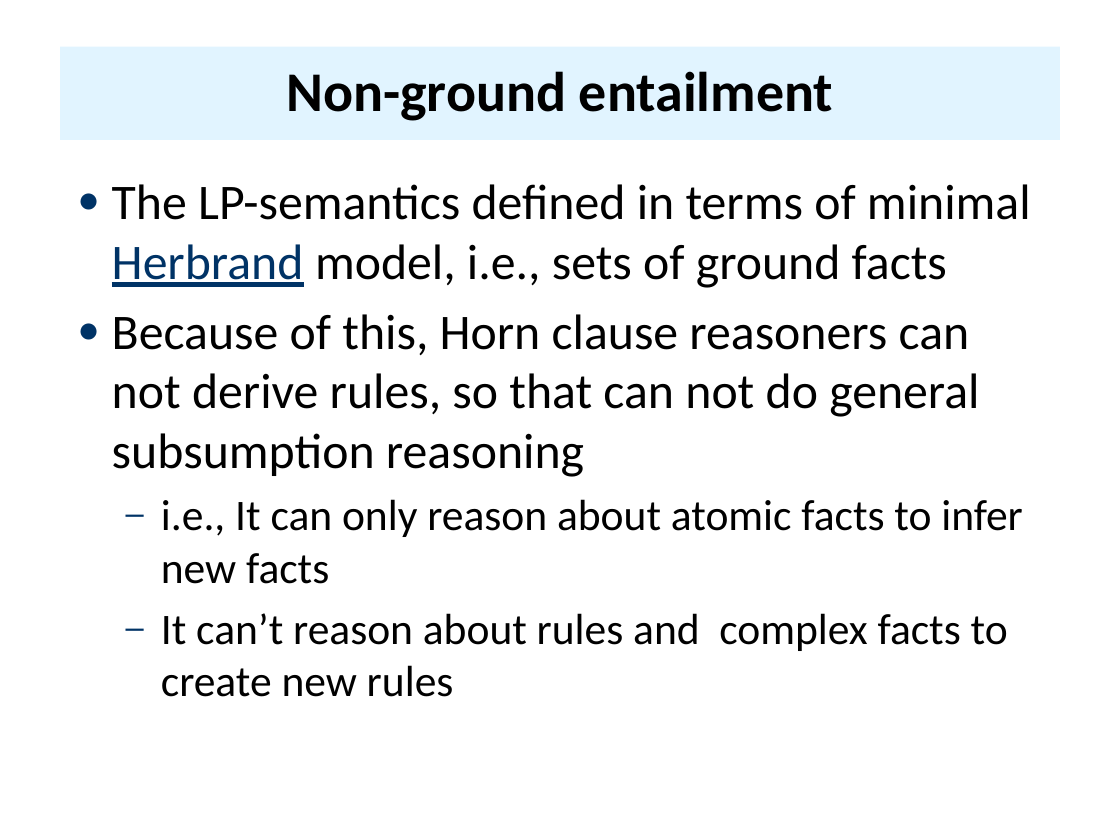
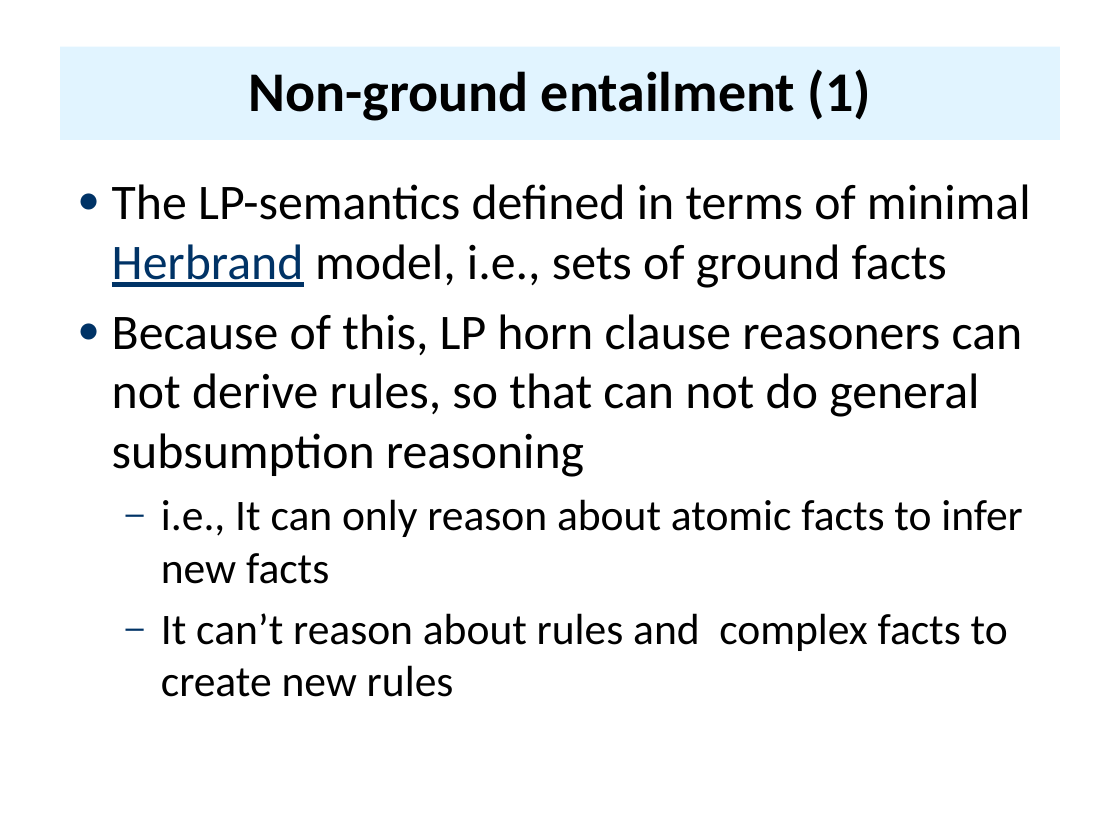
Before and after one commit to UMBC-CMSC-491-691-F19-Knowledge-Graphs/class_material, a slide deck: slide 14 of notes/14_rules/14_owl_rules.pptx. Drawn at 1120x840 pixels with LibreOffice and Linux fonts; fonts in the diff are those of the drawing. Boxes give left, top, right and bottom in pixels: in the first picture for what was removed or moved away, otherwise in the second. Text is boxed around its words. In the diff, an @@ line names an element or a change of style, - is before the commit and + after.

```diff
--- a/notes/14_rules/14_owl_rules.pptx
+++ b/notes/14_rules/14_owl_rules.pptx
@@ title at (x1=248, y1=69, x2=871, y2=121): text changed @@
-Non-ground entailment
+Non-ground entailment (1)
@@ text at (x1=112, y1=314, x2=1023, y2=477): text changed @@
-● Because of this, Horn clause reasoners can not derive rules, so that can not do general subsumption reasoning
+● Because of this, LP horn clause reasoners can not derive rules, so that can not do general subsumption reasoning
```
Also in this commit, not shown: 8 other slides changed, 1 slide added, 5 other files.
